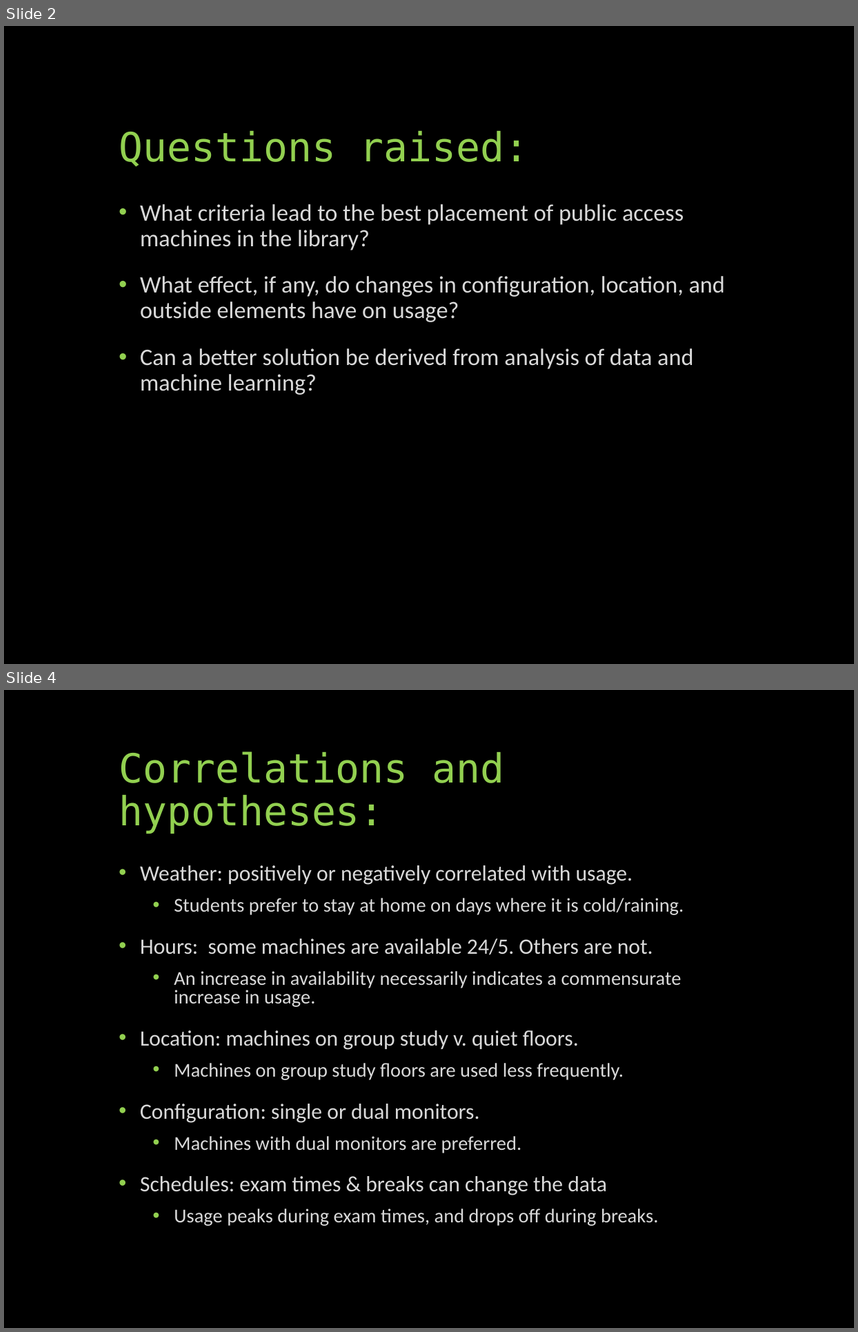
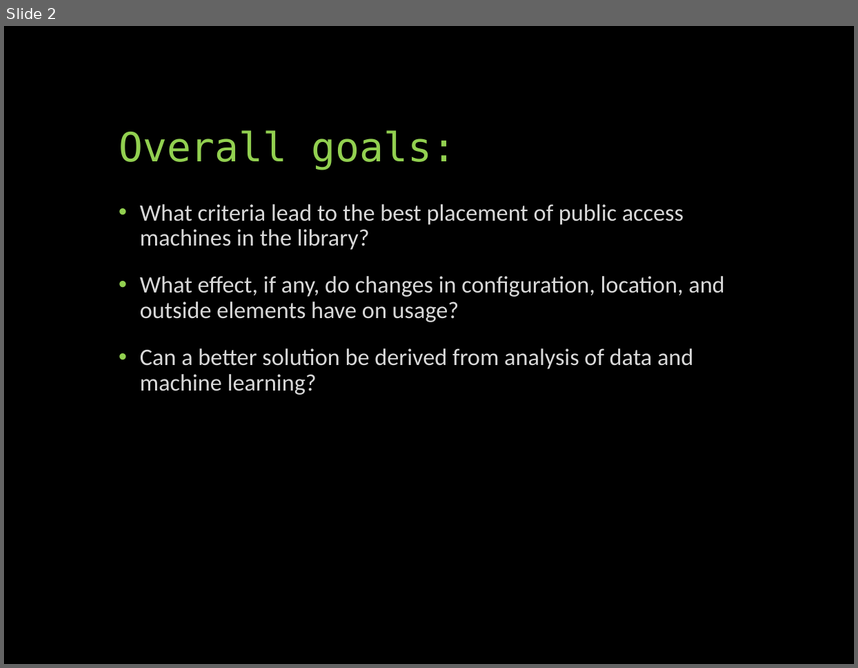
Before and after one commit to UNCG-CSE/Library-Computer-Usage-Analysis, a slide deck: docs/Computers in the Libraries.pptx. Shown one above the other, each under a label of ours: slides 2 and 4 before the commit, slide 2 after it; the slides between them are not shown. The pictures are 858x1332 and 858x668 pixels, drawn with LibreOffice and Linux fonts; fonts in the diff are those of the drawing. Boxes give left, top, right and bottom in pixels: in the first picture for what was removed or moved away, otherwise in the second. Text is boxed around its words. In the diff, an @@ line names an element or a change of style, - is before the commit and + after.

```diff
--- a/docs/Computers in the Libraries.pptx
+++ b/docs/Computers in the Libraries.pptx
@@ slide 4 removed at (4,690,854,1328), background #000000 @@
@@ title removed at (119,751,505,834) @@
-Correlations and hypotheses:
@@ text removed at (140,865,684,1225) @@
-• Weather: positively or negatively correlated with usage.
-  • Students prefer to stay at home on days where it is cold/raining.
-• Hours: some machines are available 24/5. Others are not.
-  • An increase in availability necessarily indicates a commensurate increase in usage.
-• Location: machines on group study v. quiet floors.
-  • Machines on group study floors are used less frequently.
-• Configuration: single or dual monitors.
-  • Machines with dual monitors are preferred.
-• Schedules: exam times & breaks can change the data
-  • Usage peaks during exam times, and drops off during breaks.
@@ slide 2 changed as well @@
@@ text at (119,130,457,170): text changed @@
-Questions raised:
+Overall goals:
```
Also in this commit, not shown: 1 other slide changed, 9 slides added, 6 other slides removed, 1 other file.
